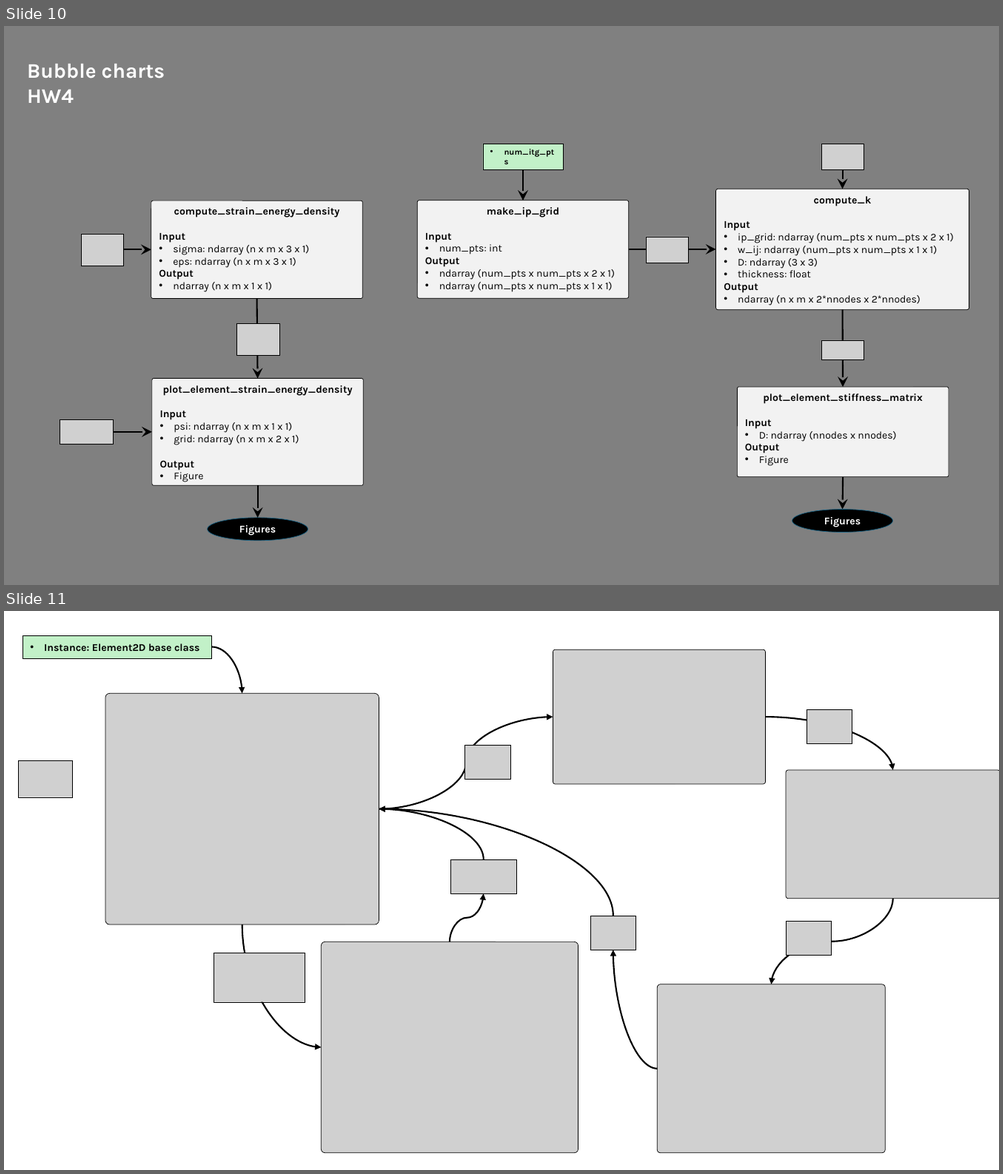
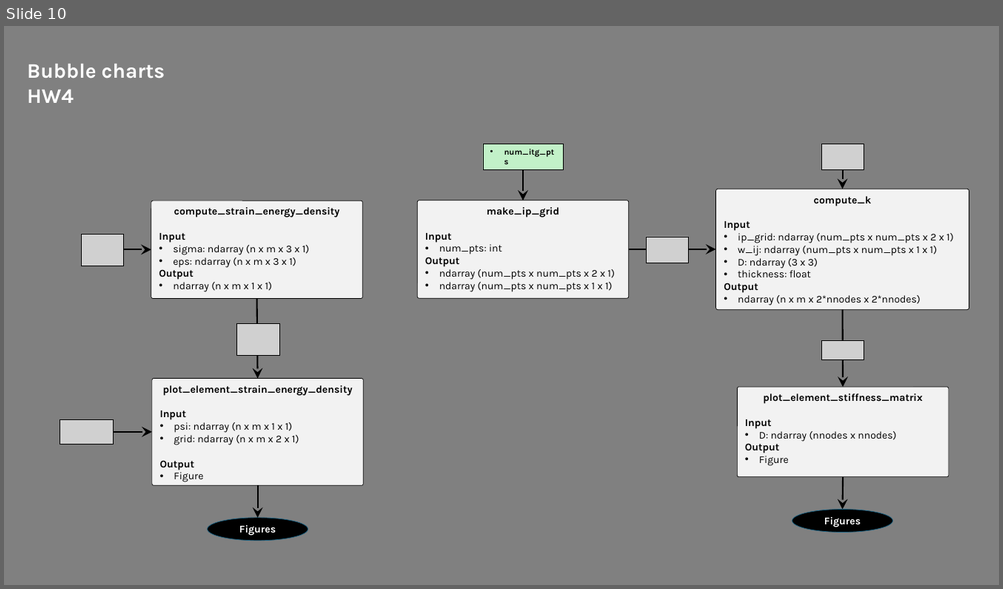
Before and after one commit to mnolaya/theory-of-fea, a slide deck: homeworks/hw_flowcharts.pptx. Shown one above the other, each under a label of ours: slides 10 and 11 before the commit, slide 10 after it. The pictures are 1003x1174 and 1003x589 pixels, drawn with LibreOffice and Linux fonts; fonts in the diff are those of the drawing; grey boxes stand for pictures. Boxes give left, top, right and bottom in pixels: in the first picture for what was removed or moved away, otherwise in the second. Text is boxed around its words. In the diff, an @@ line names an element or a change of style, - is before the commit and + after.

```diff
--- a/homeworks/hw_flowcharts.pptx
+++ b/homeworks/hw_flowcharts.pptx
@@ slide 11 removed at (4,611,999,1170), background #FFFFFF @@
@@ rectangle removed at (22,635,211,659) @@
-• Instance: Element2D base class
@@ curved arrow removed from (211, 647) to (242, 693) @@
@@ picture removed at (553,649,765,784) @@
@@ picture removed at (105,693,379,924) @@
@@ curved arrow removed from (378, 809) to (553, 717) @@
@@ curved arrow removed from (765, 717) to (893, 770) @@
@@ picture removed at (806,709,851,743) @@
@@ picture removed at (18,761,73,797) @@
@@ picture removed at (465,744,511,779) @@
@@ picture removed at (786,770,999,898) @@
@@ curved arrow removed from (484, 860) to (378, 809) @@
@@ curved arrow removed from (613, 916) to (378, 809) @@
@@ picture removed at (450,860,516,894) @@
@@ curved arrow removed from (449, 943) to (484, 894) @@
@@ curved arrow removed from (893, 899) to (771, 985) @@
@@ picture removed at (590,916,636,951) @@
@@ picture removed at (786,921,831,956) @@
@@ curved arrow removed from (242, 925) to (321, 1048) @@
@@ picture removed at (321,943,578,1153) @@
@@ picture removed at (213,953,304,1002) @@
@@ curved arrow removed from (657, 1069) to (613, 951) @@
@@ picture removed at (657,985,885,1153) @@
```
Also in this commit, not shown: 2 slides added, 2 other slides removed, 4 other files.
